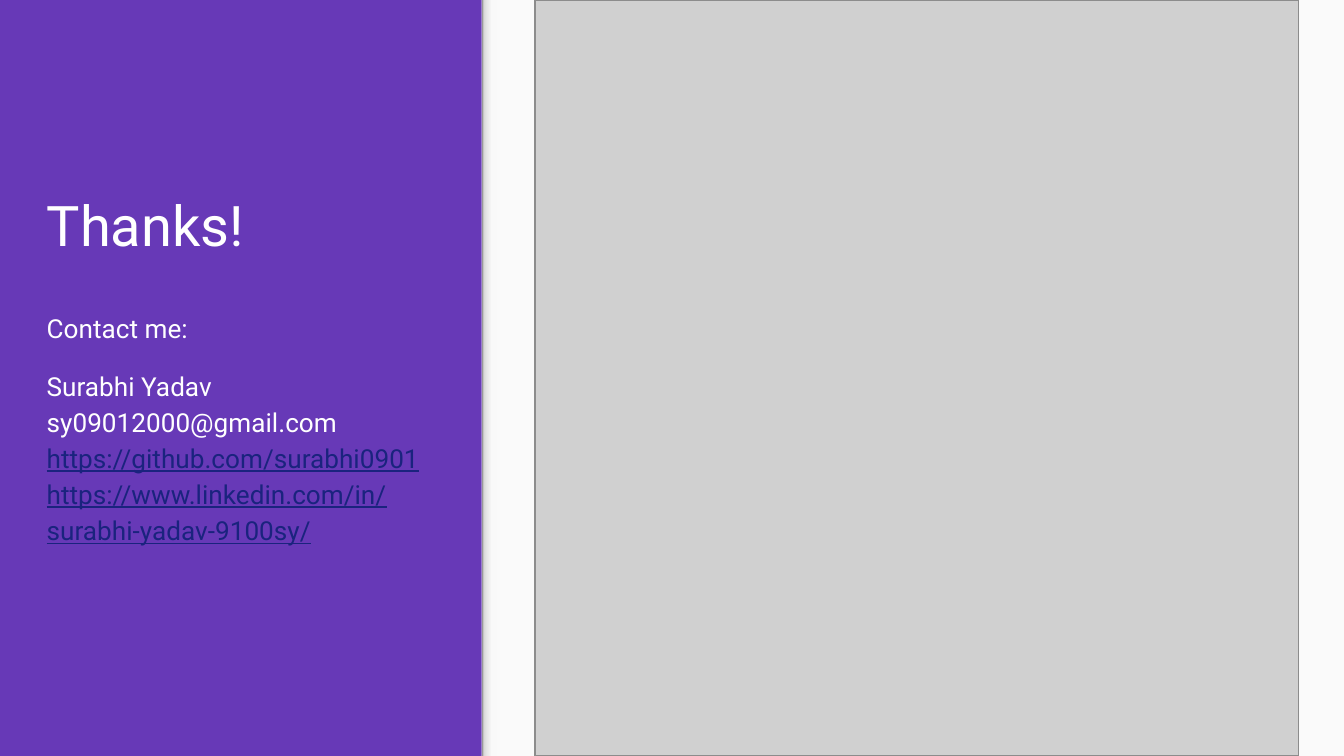
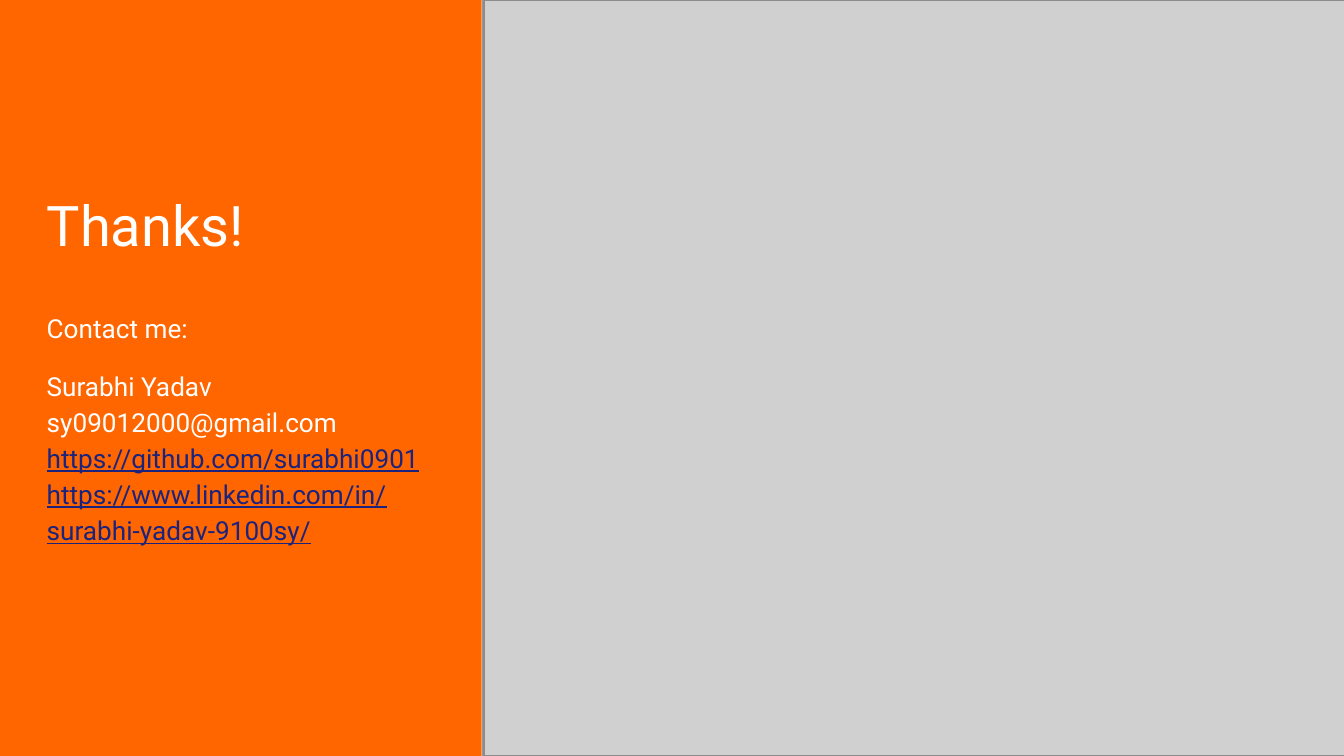
Before and after one commit to surabhi0901/phonepe_pulse_data_visualization_and_exploration, a slide deck: slide 11 of project-overview.pptx. Drawn at 1344x756 pixels with LibreOffice and Linux fonts; fonts in the diff are those of the drawing; grey boxes stand for pictures. Boxes give left, top, right and bottom in pixels: in the first picture for what was removed or moved away, otherwise in the second. Text is boxed around its words. In the diff, an @@ line names an element or a change of style, - is before the commit and + after.

```diff
--- a/project-overview.pptx
+++ b/project-overview.pptx
@@ background #6739B7 to #FF6600 @@
@@ picture: place and size @@
-picture at (535, 0, 1298, 755)
+picture at (484, 0, 1344, 755)
```
Also in this commit, not shown: 7 other slides changed, 3 slides added, 3 slides removed.
